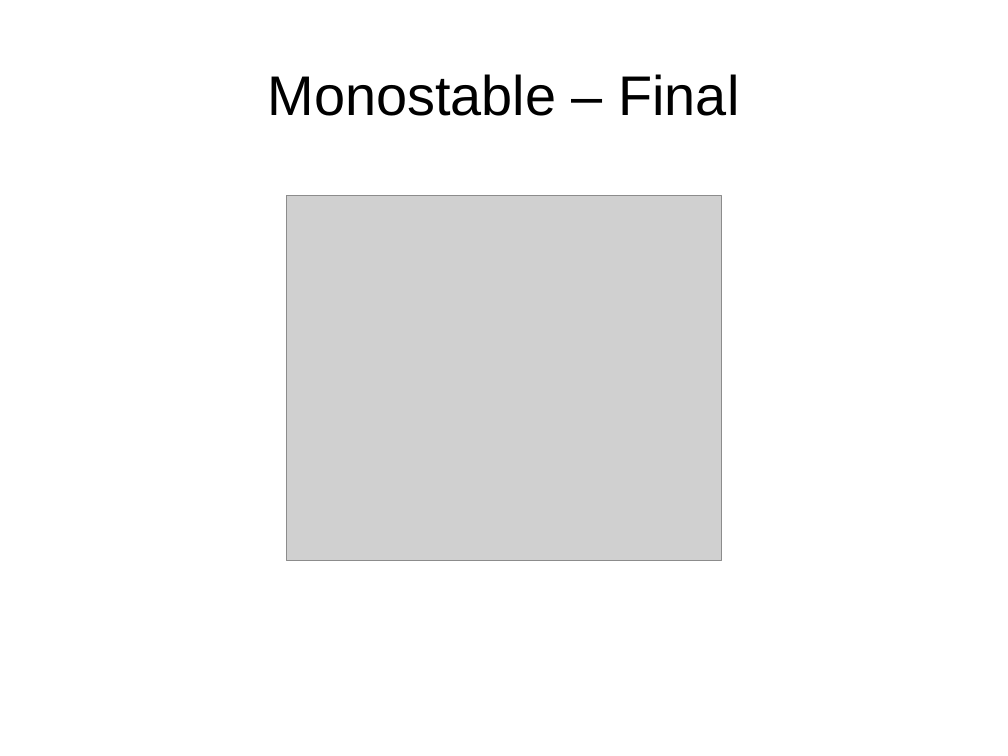
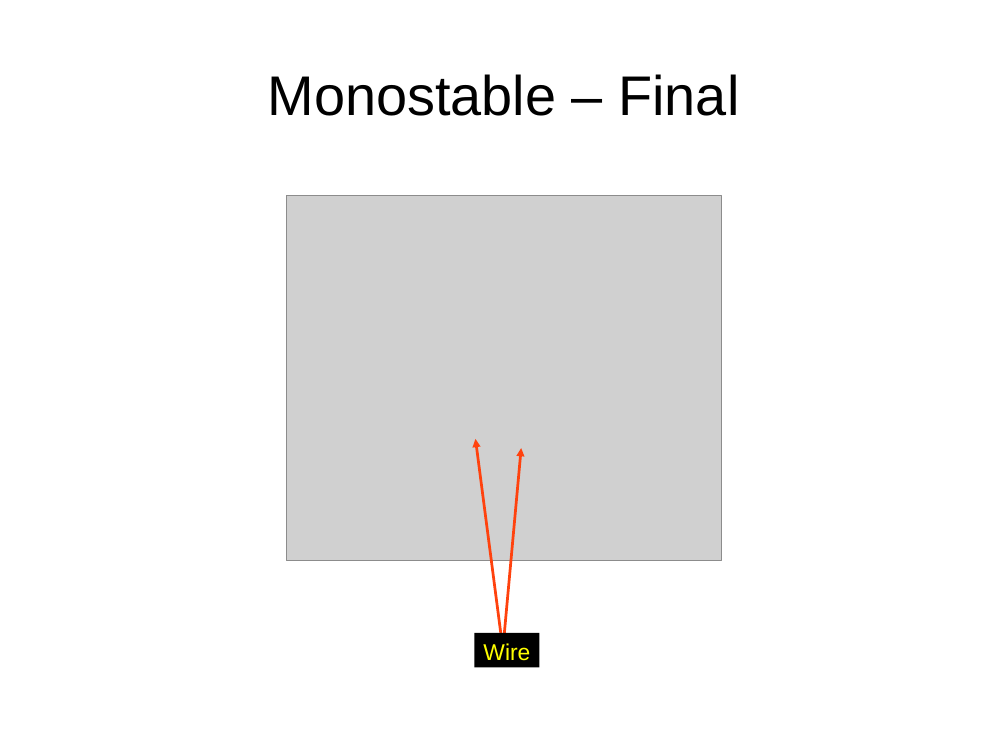
Before and after one commit to swarren/presentations, a slide deck: slide 42 of lcs-multivibrators/lcs-multivibrators.odp (slide 25 before the commit). Drawn at 1008x756 pixels with LibreOffice and Linux fonts; fonts in the diff are those of the drawing; grey boxes stand for pictures; background and template pictures are left out. Boxes give left, top, right and bottom in pixels: in the first picture for what was removed or moved away, otherwise in the second. Text is boxed around its words. In the diff, an @@ line names an element or a change of style, - is before the commit and + after.

```diff
--- a/lcs-multivibrators/lcs-multivibrators.odp
+++ b/lcs-multivibrators/lcs-multivibrators.odp
@@ arrow added from (503, 649) to (476, 439), #FF420E 2.15 pt @@
@@ arrow added from (503, 649) to (521, 448), #FF420E 2.15 pt @@
@@ rectangle added at (475,633,540,668), fill #000000, 18 pt, text #FFFF00 @@
+Wire
```
Also in this commit, not shown: 8 other slides changed, 28 slides added, 11 slides removed, 3 other files.
